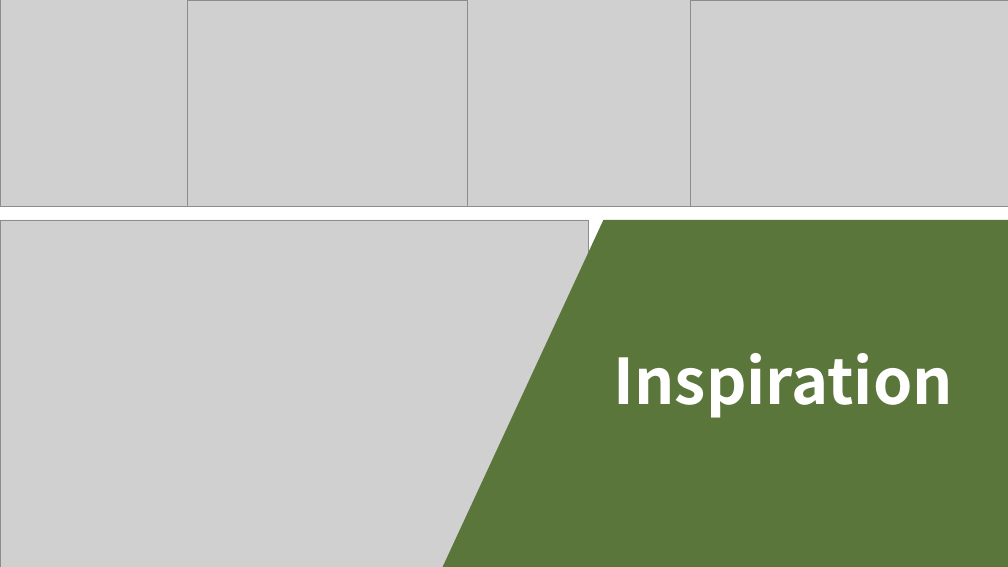
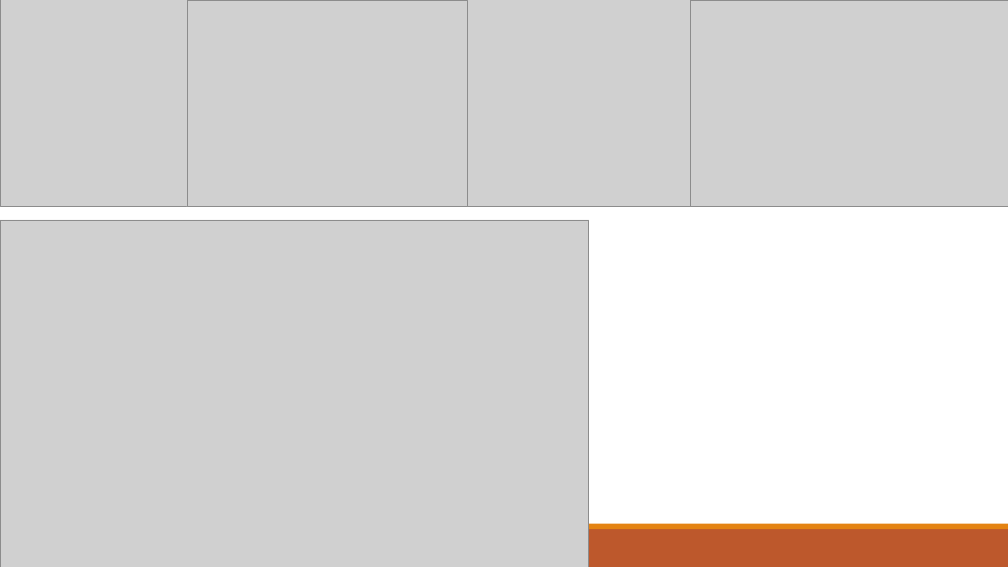
Before and after one commit to salieri009/ThreeJSUTS26, a slide deck: slide 5 of Group26Presentation.pptx. Drawn at 1008x567 pixels with LibreOffice and Linux fonts; fonts in the diff are those of the drawing; grey boxes stand for pictures. Boxes give left, top, right and bottom in pixels: in the first picture for what was removed or moved away, otherwise in the second. Text is boxed around its words. In the diff, an @@ line names an element or a change of style, - is before the commit and + after.

```diff
--- a/Group26Presentation.pptx
+++ b/Group26Presentation.pptx
@@ freeform shape removed at (x1=442, y1=220, x2=1008, y2=567) @@
@@ title removed at (x1=614, y1=353, x2=953, y2=418) @@
-Inspiration
@@ rectangle added at (x1=0, y1=529, x2=1008, y2=567), fill #BD582C @@
@@ rectangle added at (x1=0, y1=524, x2=1008, y2=529), fill #E48312 @@
```
Also in this commit, not shown: 6 other slides changed, 4 slides added, 1 other file.
